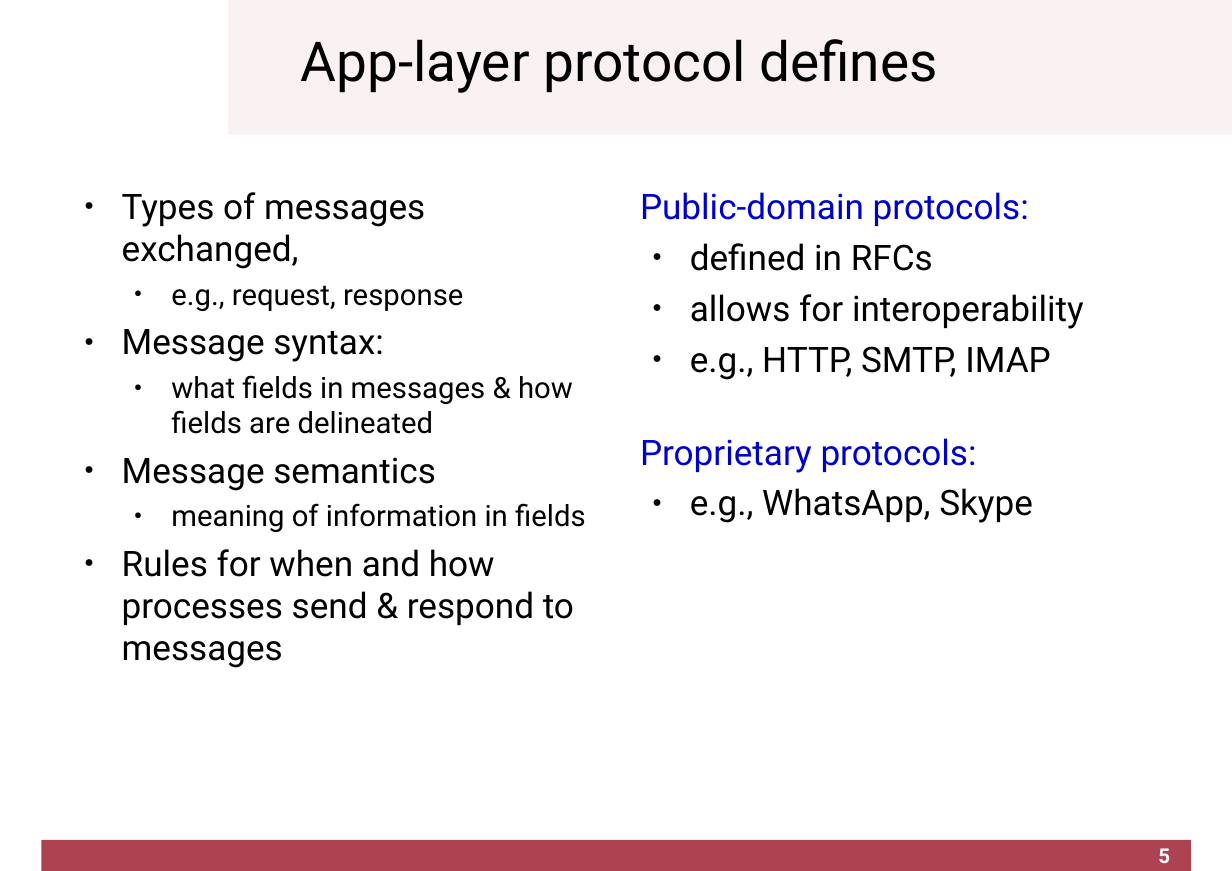
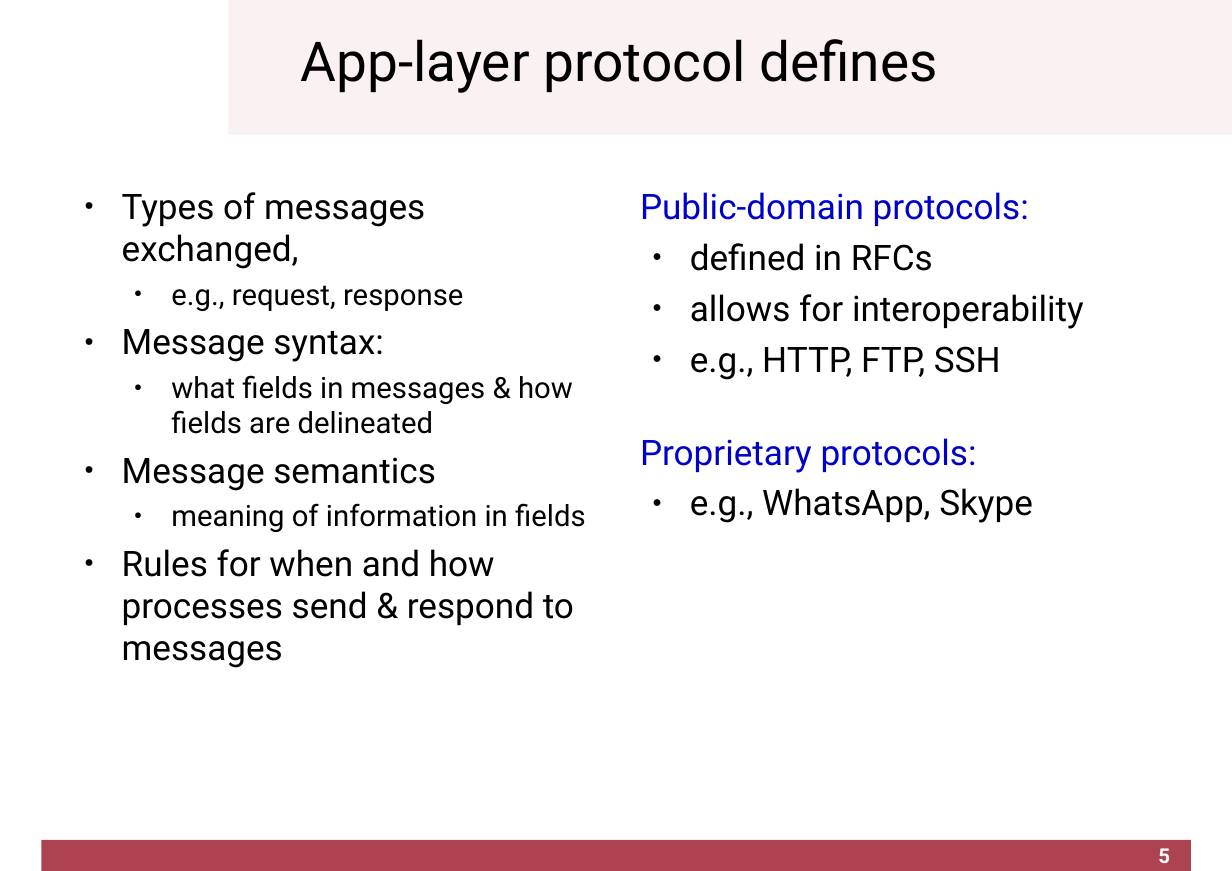
Before and after one commit to cletomartin/redes1, a slide deck: slide 5 of slides/application.odp. Drawn at 1232x871 pixels with LibreOffice and Linux fonts; fonts in the diff are those of the drawing; background and template pictures are left out. Boxes give left, top, right and bottom in pixels: in the first picture for what was removed or moved away, otherwise in the second. Text is boxed around its words. In the diff, an @@ line names an element or a change of style, - is before the commit and + after.

```diff
--- a/slides/application.odp
+++ b/slides/application.odp
@@ text at (690,346,1001,380): text changed @@
-● e.g., HTTP, SMTP, IMAP
+● e.g., HTTP, FTP, SSH
```
Also in this commit, not shown: 11 other slides changed, 4 slides added, 2 other files.
